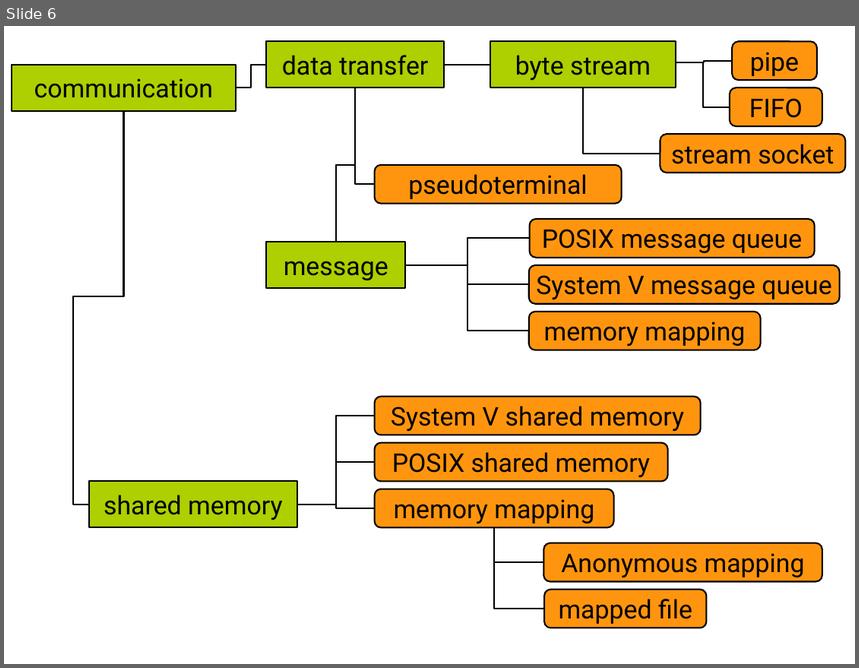
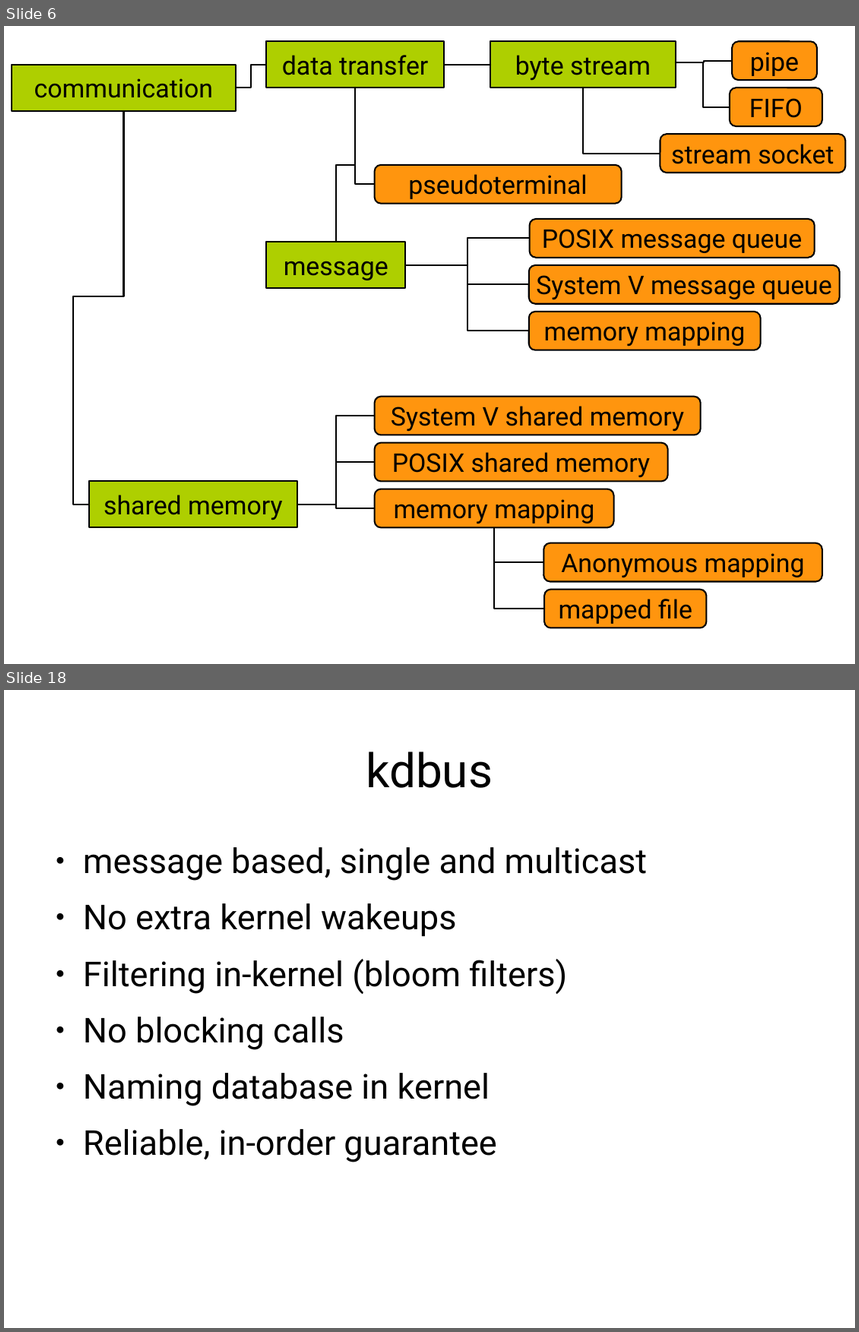
Before and after one commit to gregkh/presentation-kdbus, a slide deck: kdbus.odp. Shown one above the other, each under a label of ours: slide 6 before the commit, slides 6 and 18 after it; the slides between them are not shown. The pictures are 859x668 and 859x1332 pixels, drawn with LibreOffice and Linux fonts; fonts in the diff are those of the drawing. Boxes give left, top, right and bottom in pixels: in the first picture for what was removed or moved away, otherwise in the second. Text is boxed around its words. In the diff, an @@ line names an element or a change of style, - is before the commit and + after.

```diff
--- a/kdbus.odp
+++ b/kdbus.odp
@@ slide 18 added at <box>4,690,855,1328</box>, background #FFFFFF @@
@@ title added at <box>366,752,493,788</box>, 44 pt, text #000000 @@
+kdbus
@@ text added at <box>83,847,647,1163</box>, 32 pt, text #000000 @@
+● message based, single and multicast
+● No extra kernel wakeups
+● Filtering in-kernel (bloom filters)
+● No blocking calls
+● Naming database in kernel
+● Reliable, in-order guarantee
```
Also in this commit, not shown: 17 other slides added, 1 slide removed, 1 other file.
